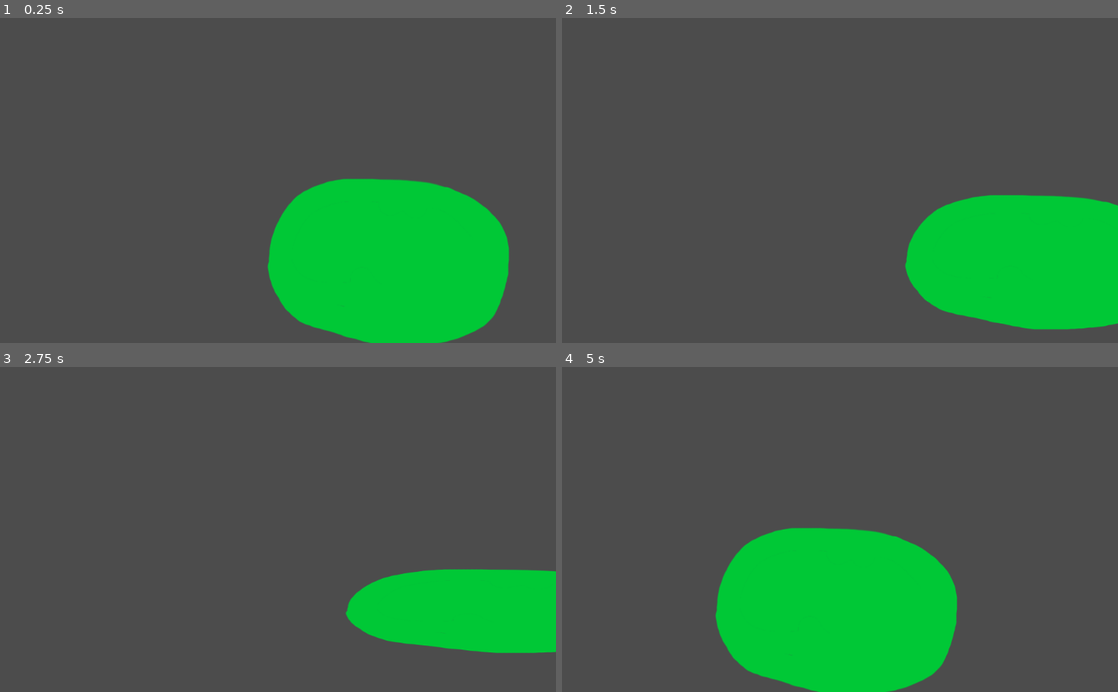
Above: before the commit, frames 1-4 (two rows, left to right).
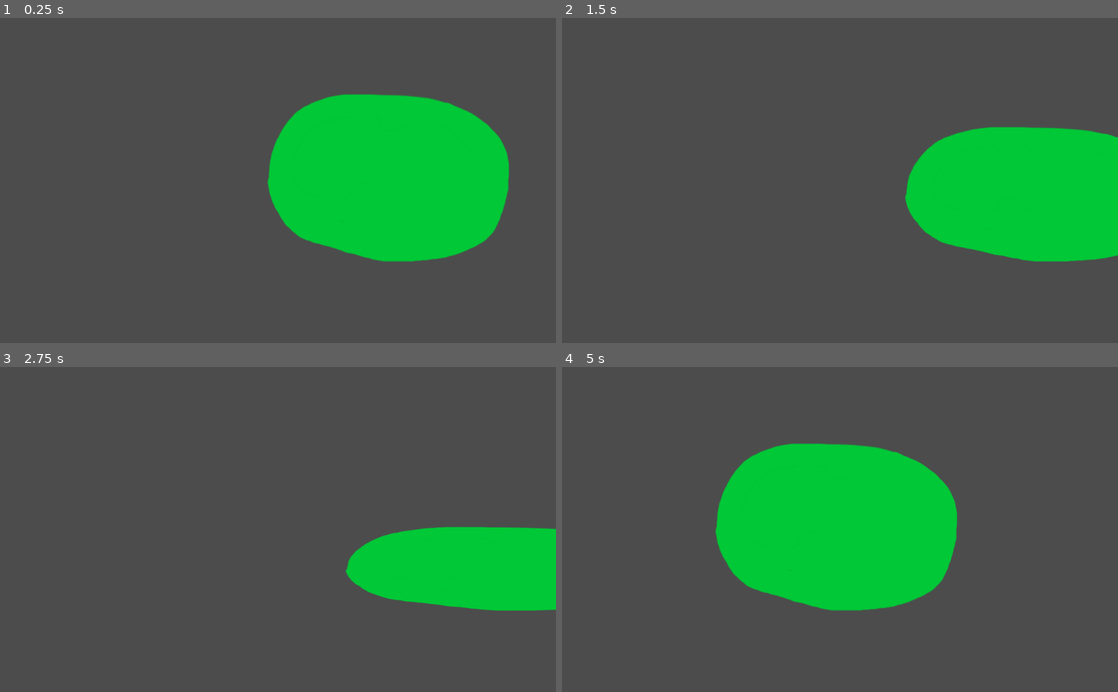
Above: after the commit, the same moments.

Repository: mariothedog/Shifty-Slime
Game: Godot game, scene res://Levels/Level0.tscn
The game is run twice, just before and just after one commit, with the same random seed, the same clock (stepped at 60 frames per second) and the same inputs.
Inputs:
- Up to frame 1 (0.25 s): no input
- Up to frame 2 (1.5 s): tap Enter at 0.5 s; hold D (move_right) 0.53-1.28 s; hold S (shrink) 0.53-1.28 s; hold A (move_left) from 1.28 s (still down); tap S (shrink) at 1.35 s
- Up to frame 3 (2.75 s): release A (move_left) at 2.03 s; hold D (move_right) from 2.03 s (still down); hold S (shrink) from 2.03 s (still down)
- Up to frame 4 (5 s): release D (move_right) at 2.78 s; release S (shrink) at 2.78 s; hold W (expand_up) 2.78-3.53 s; tap S (shrink) at 2.85, 4.35 s; hold S (shrink) 3.53-4.28 s; hold A (move_left) from 3.53 s (still down)

The runs differ from the first frame. In frame 1, 22% of the frame differs, in the area x 48-92%, y 23-100%; in frame 2, 16%; in frame 3, 9.7%; in frame 4, 22%.

Commit message:
The collision shape now updates when the player changes shape and the player now expands from the bottom of the sprite

Diff:
--- a/Player/Player.gd
+++ b/Player/Player.gd
@@ -6,15 +6,19 @@
 
 var velocity = Vector2()
 
+var scale_dir = Vector2(1, 1)
+
+onready var original_polygon = $CollisionPolygon2D.polygon
+
 func _physics_process(delta):
+	scale_dir = Vector2(1, 1)
 	input()
+	update_collision_shapes()
 	movement(delta)
 	animate()
 
 func input():
 	# Growing
-	var scale_dir = Vector2(1, 1)
-
 	if Input.is_action_pressed("expand_up"):
 		scale_dir += Vector2(-0.3, 0.5)
 
@@ -33,6 +37,14 @@
 
 	velocity.x = input_vel_x * speed
 
+func update_collision_shapes():
+	if Vector2(stepify($Sprite.scale.x, 0.01), stepify($Sprite.scale.y, 0.01)) != scale_dir:
+		for i in range(len($CollisionPolygon2D.polygon)):
+			$CollisionPolygon2D.polygon[i].x = original_polygon[i].x * $Sprite.scale.x
+			$CollisionPolygon2D.polygon[i].y = original_polygon[i].y * $Sprite.scale.y
+
+		$CollisionPolygon2D.position = Vector2(0, -156) * $Sprite.scale # So the centre of enlargement is at the bottom of the middle of the sprite.
+
 func movement(delta):
 	#velocity.y += GRAVITY * delta
 
--- a/Player/Player.tscn
+++ b/Player/Player.tscn
@@ -8,6 +8,8 @@
 
 [node name="Sprite" type="Sprite" parent="."]
 texture = ExtResource( 2 )
+offset = Vector2( 0, -156 )
 
 [node name="CollisionPolygon2D" type="CollisionPolygon2D" parent="."]
+position = Vector2( 0, -156 )
 polygon = PoolVector2Array( 35.5252, -138.485, 91.9929, -129.758, 139.22, -113.331, 184.252, -84.7174, 204.16, -42.0573 …(322 unchanged characters)…
